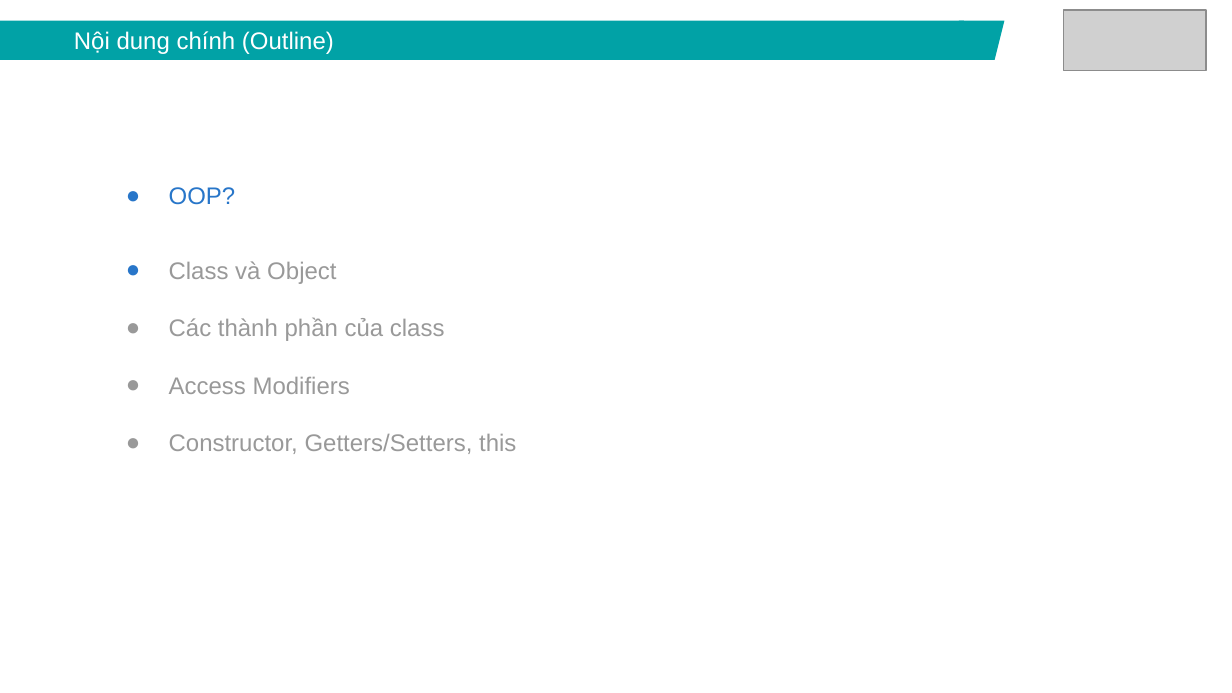
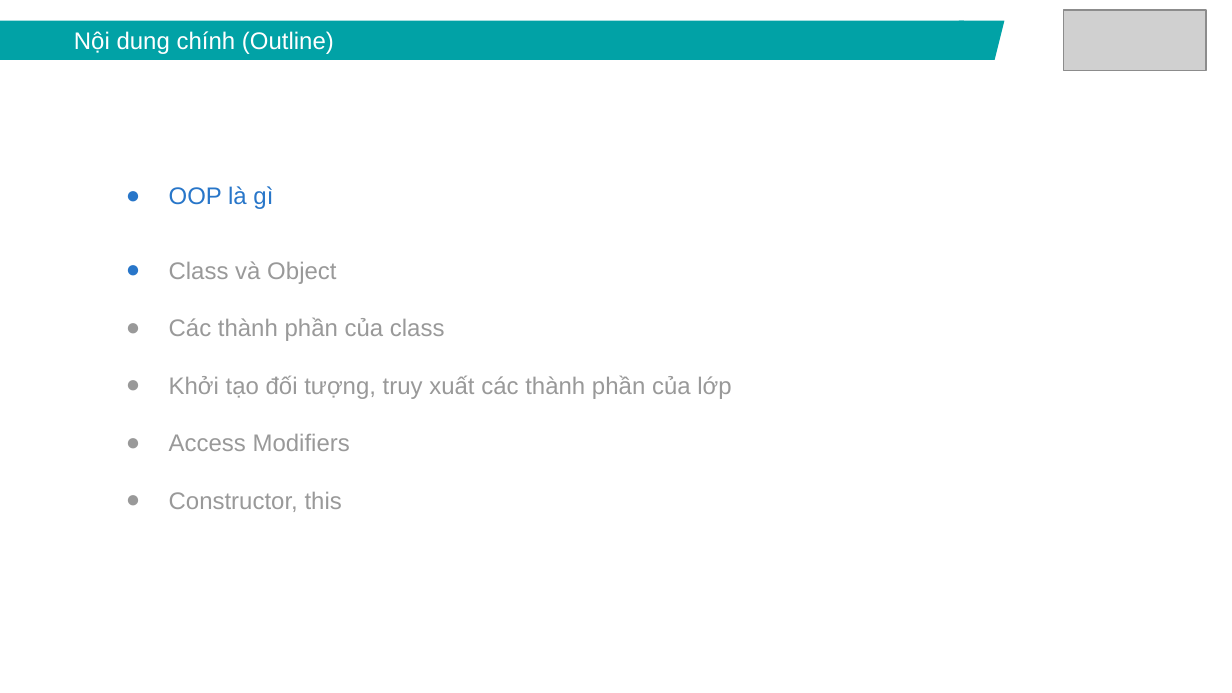
Before and after one commit to lamxung55/javacore, a slide deck: slide 2 of ppt/Java core - Lecture 5 - OOP.pptx. Drawn at 1232x693 pixels with LibreOffice and Linux fonts; fonts in the diff are those of the drawing; grey boxes stand for pictures. Boxes give left, top, right and bottom in pixels: in the first picture for what was removed or moved away, otherwise in the second. Text is boxed around its words. In the diff, an @@ line names an element or a change of style, - is before the commit and + after.

```diff
--- a/ppt/Java core - Lecture 5 - OOP.pptx
+++ b/ppt/Java core - Lecture 5 - OOP.pptx
@@ text at (x1=169, y1=186, x2=273, y2=209): text changed @@
-● OOP?
+● OOP là gì
@@ text at (x1=169, y1=375, x2=731, y2=399): paragraph added @@
+● Khởi tạo đối tượng, truy xuất các thành phần của lớp
@@ text at (x1=169, y1=492, x2=342, y2=512): text changed @@
-● Constructor, Getters/Setters, this
+● Constructor, this
```
Also in this commit, not shown: 3 other slides changed, 1 other file.
